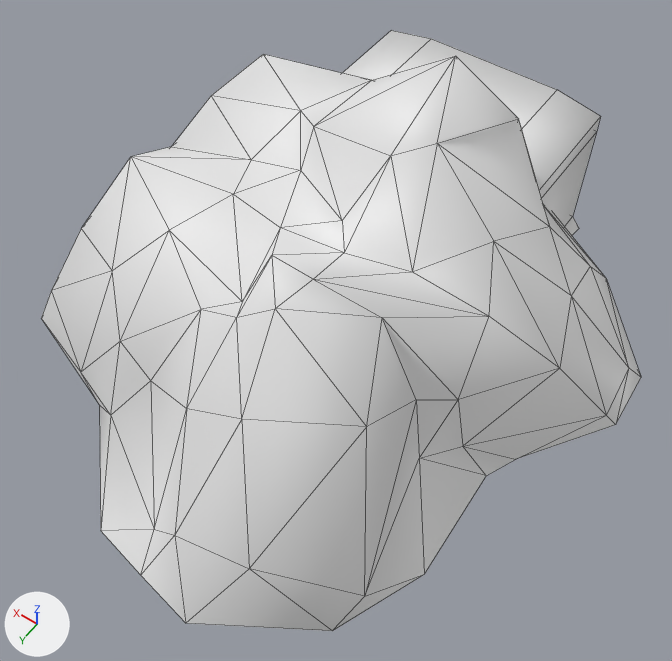
Before and after pictures for a commit that changed the Blender file Augotchi/Kevins stuff/Environment/Dungeon_Common.blend.
Both versions are drawn from a 50 mm lens placed at (-14.4, 23.2, 31.7), pointed at (-1.7, 5.4, 3.8). The lights are fixed; the arrows at lower left show +X, +Y and +Z. Mesh edges are drawn as thin lines.

The scene before the commit, as lines of its bpy script (objects in view):
```python
me_icosphere_001 = bpy.data.meshes.new('Icosphere.001')
me_icosphere_001.from_pydata(...)  # 145 vertices, 189 faces; spans x -11.9..11.2, y -10.2..16.5, z -2.1..13.1
me_icosphere_001.polygons.foreach_set('use_smooth', [True] * 189)
ob_icosphere = bpy.data.objects.new('Icosphere', me_icosphere_001)
ob_icosphere.location = (0.0, 0.0, 0.0)
```
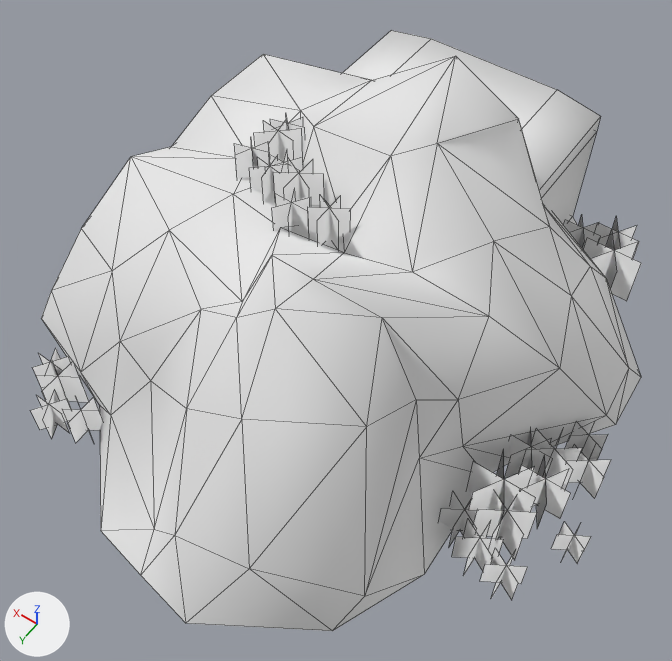
Boxes (x1, y1, x2, y2) around the edits, measured in the pictures (672 x 661 px):
'Grass', added
    after: (31, 117, 641, 600)

The change, as a list of edits to the scene's bpy script:
```text
Add mat_material:
    mat_material = diffuse_material('Material')
    mat_material.base_color = (0.8, 0.8, 0.8)  # white #e7e7e7
Add me_icosphere_000:
    me_icosphere_000.from_pydata(...)  # 312 vertices, 78 faces; spans x -13.3..8.5, y -8.4..13.9, z -0.2..9.5
    me_icosphere_000.materials.append(mat_material)  # white #e7e7e7
Add ob_grass:
    ob_grass = bpy.data.objects.new('Grass', me_icosphere_000)
    ob_grass.location = (0.0, 0.0, 0.0)
```
